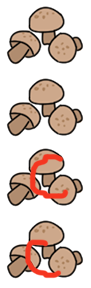
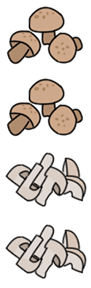
Layered file, before and after one edit (91 x 288). Changes by layer:
removed layer "Ebene 1" over [25, 153, 69, 279]
renamed "Bild Kopie 3" to "Bild geschnitten Kopie", painted on it over [5, 220, 87, 279]
renamed "Bild Kopie 2" to "Bild geschnitten", painted on it over [5, 148, 87, 207]
